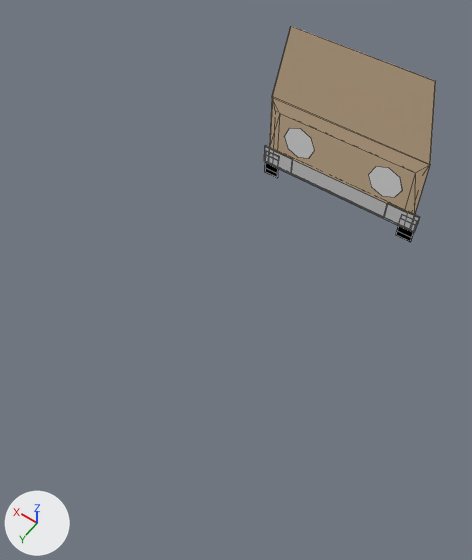
An edit to the Blender file Assets/Models/CarAbstract.blend, drawn before and after from the same camera.
Camera for both pictures: a camera (50 mm lens) standing at (-0.72, 1.155, 1.795) and looking at (-0.024, 0.181, 0.265). The axes (+X, +Y, +Z) are drawn at lower left. The lights are the same throughout. Mesh edges are drawn as thin lines.

The scene before the commit, as lines of its bpy script (objects in view):
```python
me_cube_002 = bpy.data.meshes.new('Cube.002')
me_cube_002.from_pydata(...)  # 180 vertices, 126 faces; spans x -0.324..0.324, y 0.0..0.656, z -0.21..0.609
# faces by material slot: [17, 22, 69, 18]
me_cube_002.materials.append(mat_sudancar)  # beige #e7caa8
me_cube_002.materials.append(mat_bumper)  # white #e7e7e7
me_cube_002.materials.append(mat_wheel)  # black #000000
me_cube_002.materials.append(mat_headlights)  # white #ffffff
ob_carsudan = bpy.data.objects.new('CarSudan', me_cube_002)
ob_carsudan.location = (0.0, -0.5, 0.0)
ob_carsudan.rotation_euler = (1.571, 0.0, -3.142)  # degrees (90, 0, -180)
_m = ob_carsudan.modifiers.new('SimpleDeform', 'SIMPLE_DEFORM')
_m.deform_method = 'STRETCH'
_m.deform_axis = 'Z'
_m.factor = -0.81
_m.angle = -0.81
_m.lock_x = True
_m.lock_y = True
```
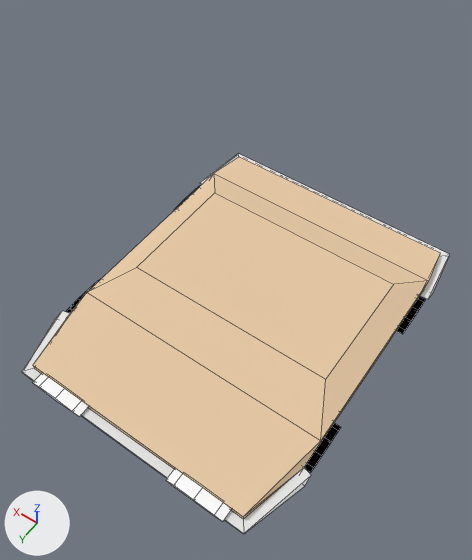
Changed parts and their boxes [x1, y1, x2, y2] in the pictures (472 x 560 px):
'CarSudan', mesh rescaled, moved, modifiers changed (148% wider, 76% taller)
    before: [264, 26, 436, 242]
    after: [22, 154, 450, 534]

Edits to the bpy script that builds the scene:
```text
Change me_cube_002:
    where me_cube_002.from_pydata(...)  # 180 vertices, 126 faces; spans x -0.324..0.324, y 0.0..0.656, z -0.21..0.609
    used by ob_carsudan; location = (0.0, -0.5, 0.0); rotation_euler = (1.571, 0.0, -3.142), in degrees (90, 0, -180)
    me_cube_002 part 1: the whole mesh is scaled about the mesh origin by (1.5, 0.1, 1.5)
Change ob_carsudan:
    ob_carsudan.location: (0.0, -0.5, 0.0) -> (0.0, -0.2, 0.0)
    remove _m = ob_carsudan.modifiers.new('SimpleDeform', 'SIMPLE_DEFORM')
    remove _m.deform_method = 'STRETCH'
    remove _m.deform_axis = 'Z'
    remove _m.factor = -0.81
    remove _m.angle = -0.81
    remove _m.lock_x = True
    remove _m.lock_y = True
```
